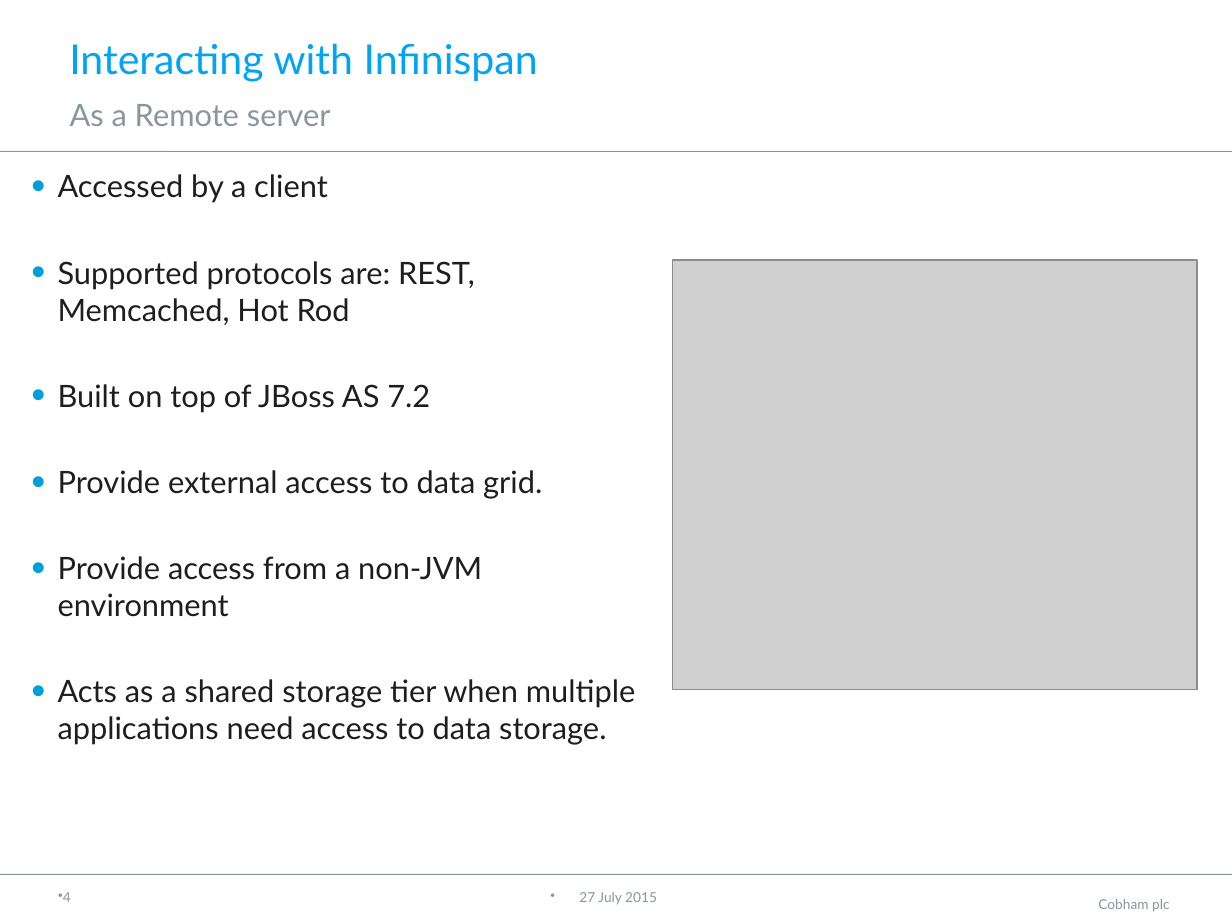
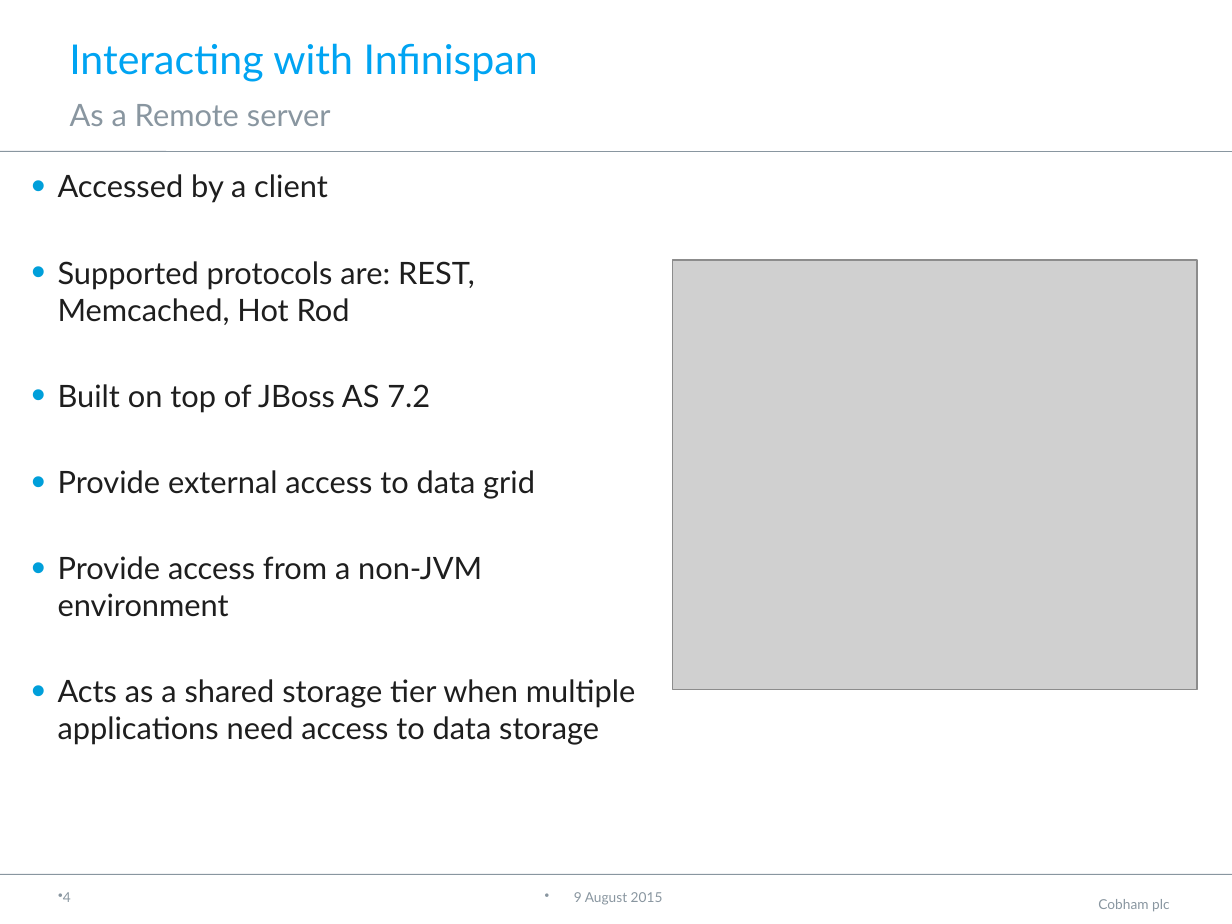
Before and after one commit to neha-bansal/Demos, a slide deck: slide 5 of infinispan-embedded-tutorial/Infinispan.pptx. Drawn at 1232x924 pixels with LibreOffice and Linux fonts; fonts in the diff are those of the drawing; grey boxes stand for pictures; background and template pictures are left out. Boxes give left, top, right and bottom in pixels: in the first picture for what was removed or moved away, otherwise in the second. Text is boxed around its words. In the diff, an @@ line names an element or a change of style, - is before the commit and + after.

```diff
--- a/infinispan-embedded-tutorial/Infinispan.pptx
+++ b/infinispan-embedded-tutorial/Infinispan.pptx
@@ text at [58,470,535,499]: text changed @@
-• Provide external access to data grid.
+• Provide external access to data grid
@@ text at [58,679,635,745]: text changed @@
-• Acts as a shared storage tier when multiple applications need access to data storage.
+• Acts as a shared storage tier when multiple applications need access to data storage
@@ text at [574,892,663,905]: text changed @@
-27 July 2015
+9 August 2015
```
Also in this commit, not shown: 14 other slides changed, 1 slide added.
